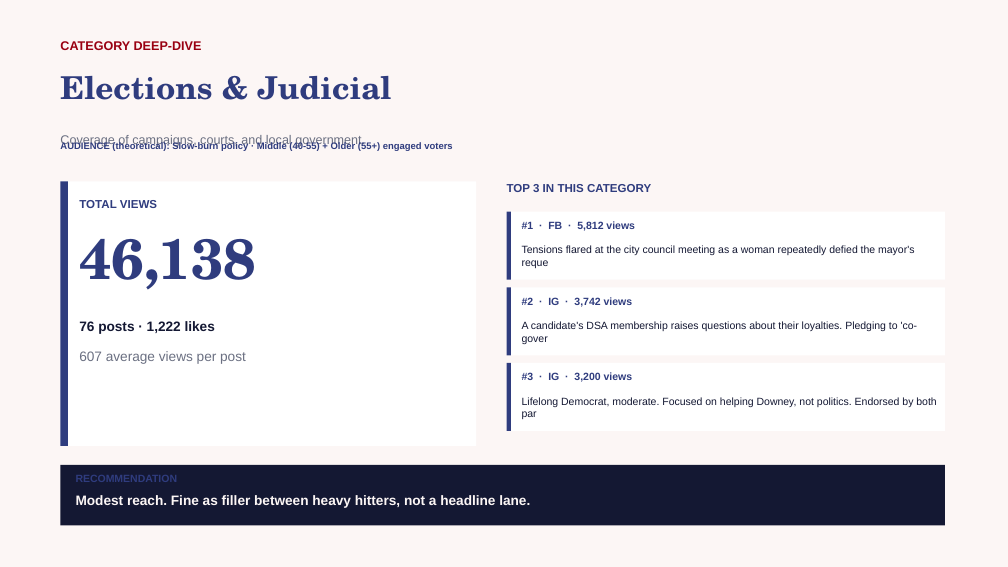
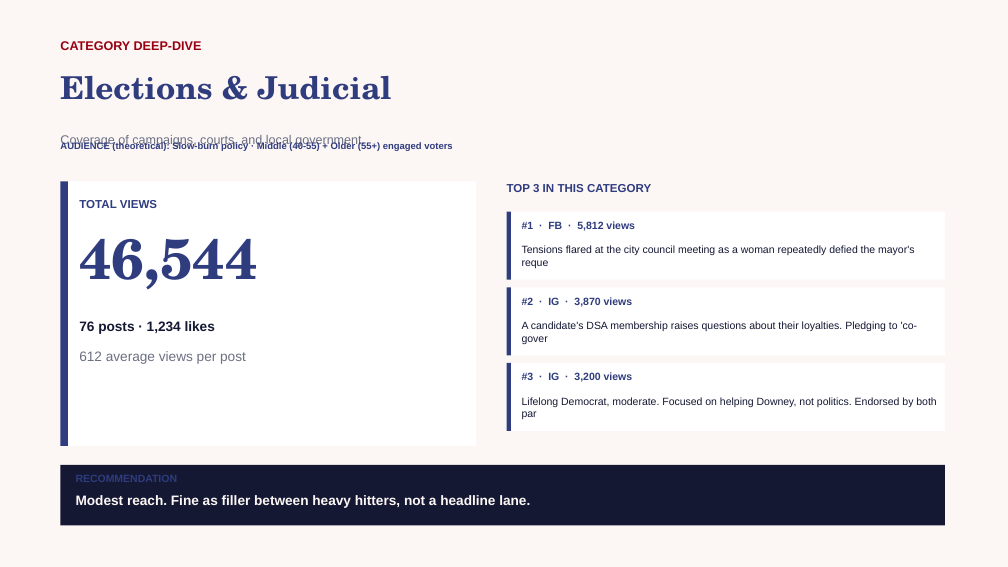
Before and after one commit to zvmmer/talking-downey-kpis, a slide deck: slide 13 of SPONSOR_CONTENT_REPORT.pptx. Drawn at 1008x567 pixels with LibreOffice and Linux fonts; fonts in the diff are those of the drawing. Boxes give left, top, right and bottom in pixels: in the first picture for what was removed or moved away, otherwise in the second. Text is boxed around its words. In the diff, an @@ line names an element or a change of style, - is before the commit and + after.

```diff
--- a/SPONSOR_CONTENT_REPORT.pptx
+++ b/SPONSOR_CONTENT_REPORT.pptx
@@ text at <box>79,239,257,290</box>: text changed @@
-46,138
+46,544
@@ text at <box>522,297,633,307</box>: text changed @@
-#2 · IG · 3,742 views
+#2 · IG · 3,870 views
@@ text at <box>79,321,215,334</box>: text changed @@
-76 posts · 1,222 likes
+76 posts · 1,234 likes
@@ text at <box>79,351,246,364</box>: text changed @@
-607 average views per post
+612 average views per post
```
Also in this commit, not shown: 11 other slides changed, 5 other files.
